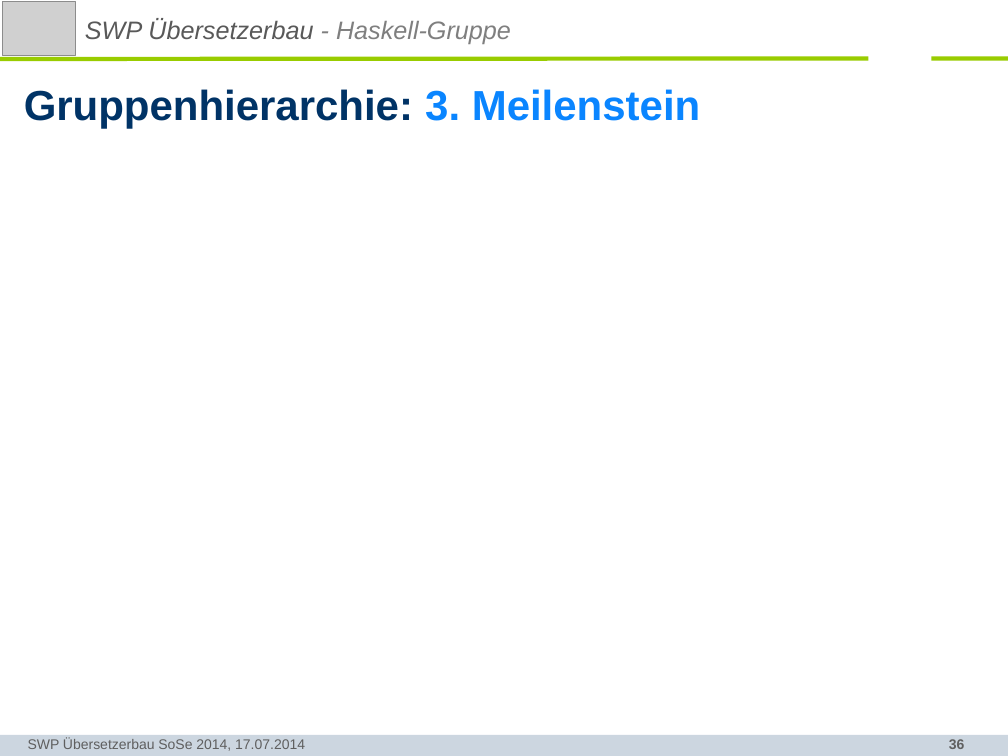
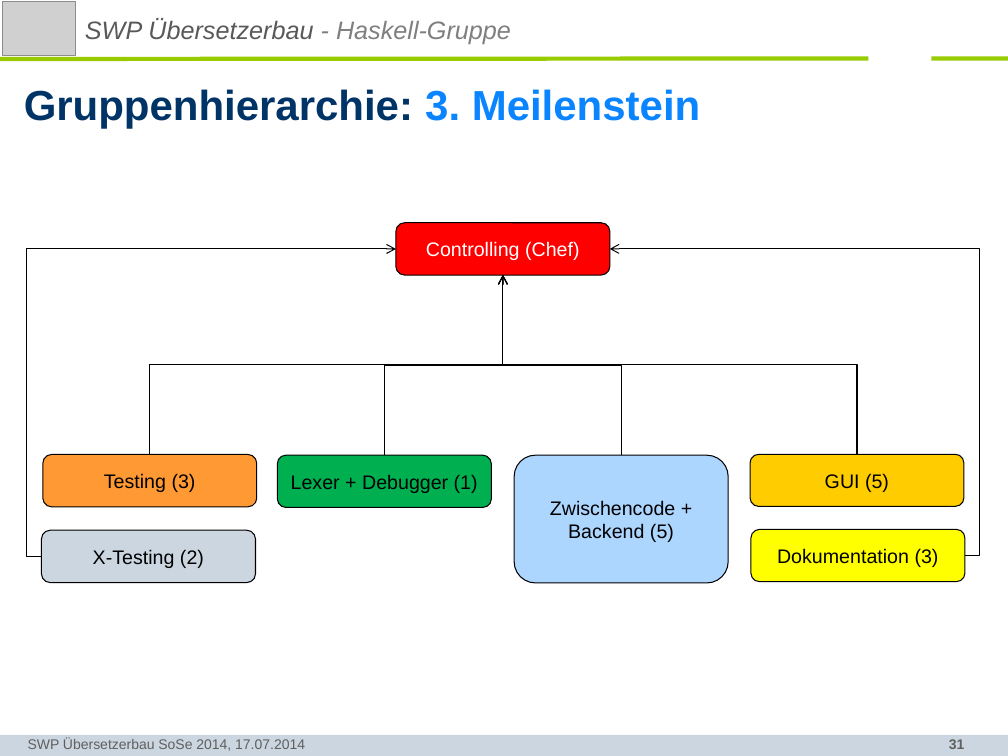
Before and after one commit to SWP-Ubau-SoSe2014-Haskell/SWPSoSe14, a slide deck: slide 31 of documentation/SWPSoSe14MS3.ppt (slide 36 before the commit). Drawn at 1008x756 pixels with LibreOffice and Linux fonts; fonts in the diff are those of the drawing; grey boxes stand for pictures; background and template pictures are left out. Boxes give left, top, right and bottom in pixels: in the first picture for what was removed or moved away, otherwise in the second. Text is boxed around its words. In the diff, an @@ line names an element or a change of style, - is before the commit and + after.

```diff
--- a/documentation/SWPSoSe14MS3.ppt
+++ b/documentation/SWPSoSe14MS3.ppt
@@ rounded rectangle added at (396, 223, 610, 275), fill #FF0000, outline #000000 0.74 pt, 14 pt, text #FFFFFF @@
+Controlling (Chef)
@@ elbow arrow added from (41, 556) to (396, 249), #000000 0.74 pt @@
@@ elbow arrow added from (965, 555) to (610, 249), #000000 0.74 pt @@
@@ elbow arrow added from (149, 455) to (503, 275), #000000 0.74 pt @@
@@ elbow arrow added from (384, 456) to (503, 275), #000000 0.74 pt @@
@@ elbow arrow added from (621, 456) to (503, 275), #000000 0.74 pt @@
@@ elbow arrow added from (857, 455) to (503, 275), #000000 0.74 pt @@
@@ rounded rectangle added at (43, 455, 257, 507), fill #FF9933, outline #000000 0.74 pt, 14 pt, text #000000 @@
+Testing (3)
@@ rounded rectangle added at (277, 456, 491, 508), fill #00B050, outline #000000 0.74 pt, 14 pt, text #000000 @@
+Lexer + Debugger (1)
@@ rounded rectangle added at (514, 456, 728, 584), fill #ADD6FF, outline #000000 0.74 pt, 14 pt, text #000000 @@
+Zwischencode +
+Backend (5)
@@ rounded rectangle added at (750, 455, 964, 507), fill #FFCC00, outline #000000 0.74 pt, 14 pt, text #000000 @@
+GUI (5)
@@ rounded rectangle added at (41, 530, 255, 583), fill #CCD6E0, outline #000000 0.74 pt, 14 pt, text #000000 @@
+X-Testing (2)
@@ rounded rectangle added at (751, 529, 965, 582), fill #FFFF00, outline #000000 0.74 pt, 14 pt, text #000000 @@
+Dokumentation (3)
@@ page number at (949, 739, 965, 749): text changed @@
-36
+31
```
Also in this commit, not shown: 2 other slides changed, 5 slides removed.
